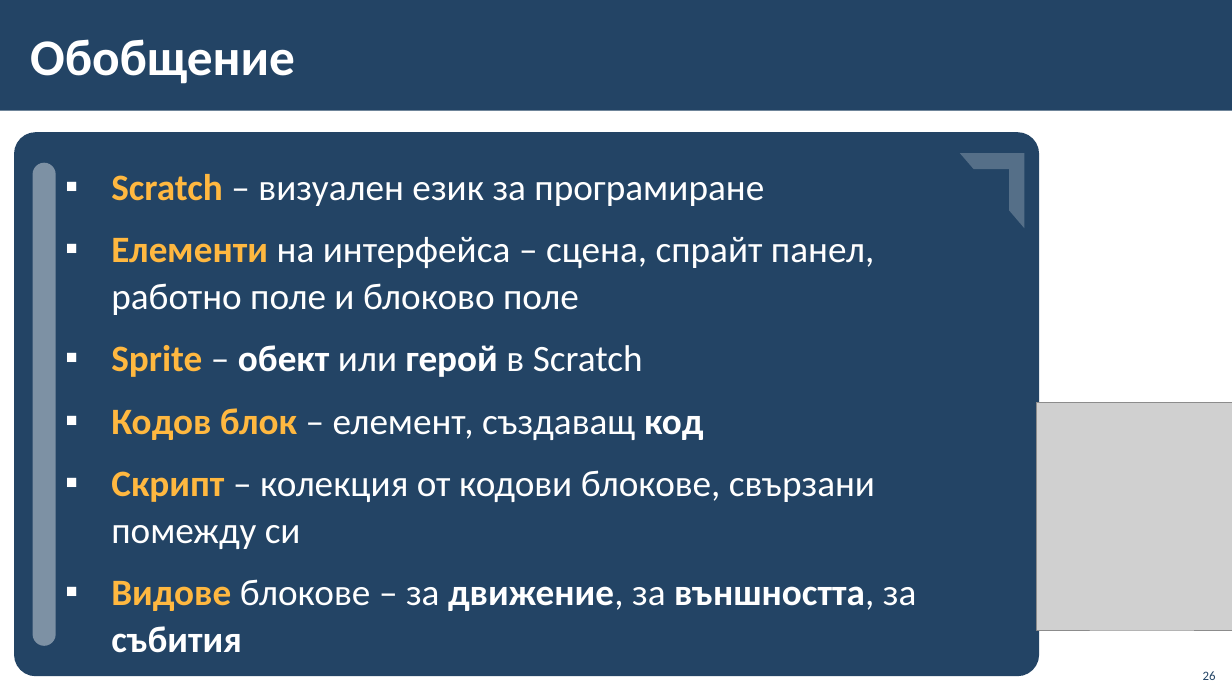
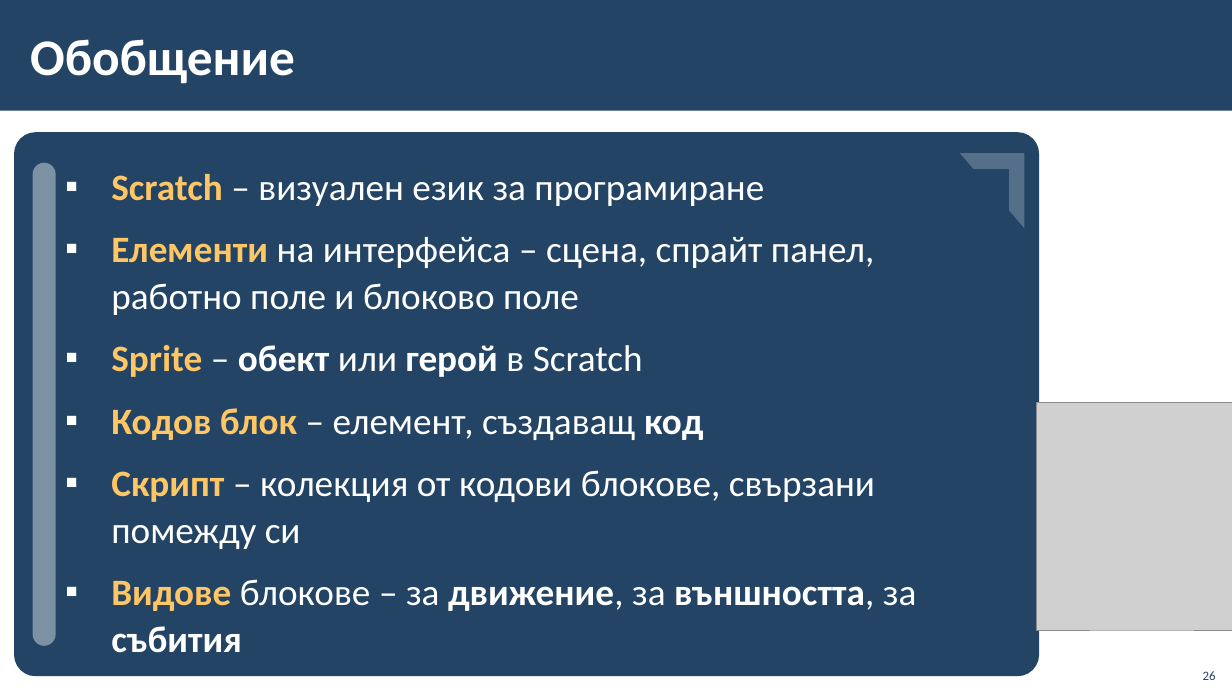
Before and after one commit to BG-IT-Edu/School-Programming, a slide deck: slide 26 of Courses/Computer-Modeling-and-IT/Computer-Modeling-and-IT-5-Class/16-Programming-in-Scratch/16-Programming-in-Scratch.pptx. Drawn at 1232x693 pixels with LibreOffice and Linux fonts; fonts in the diff are those of the drawing; grey boxes stand for pictures; background and template pictures are left out. Boxes give left, top, right and bottom in pixels: in the first picture for what was removed or moved away, otherwise in the second. Text is boxed around its words. In the diff, an @@ line names an element or a change of style, - is before the commit and + after.

```diff
--- a/Courses/Computer-Modeling-and-IT/Computer-Modeling-and-IT-5-Class/16-Programming-in-Scratch/16-Programming-in-Scratch.pptx
+++ b/Courses/Computer-Modeling-and-IT/Computer-Modeling-and-IT-5-Class/16-Programming-in-Scratch/16-Programming-in-Scratch.pptx
@@ text "Scratch – визуален език за ..." at (111,174,917,653): text colour #FFB840 to #FFC666 in "Scratch", "Елементи", "Sprite", "Кодов блок" and 2 more places @@
```
Also in this commit, not shown: 3 other slides changed.
